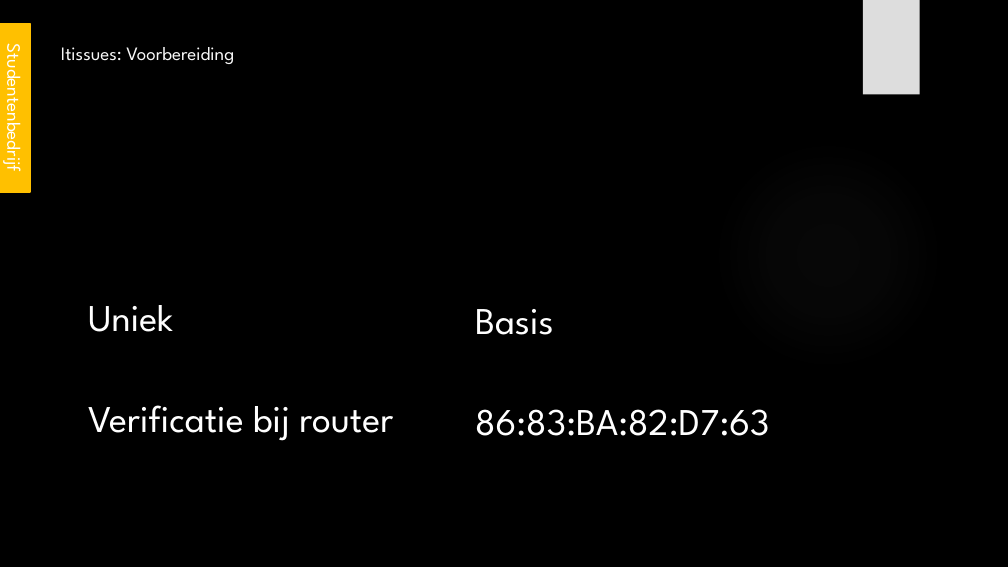
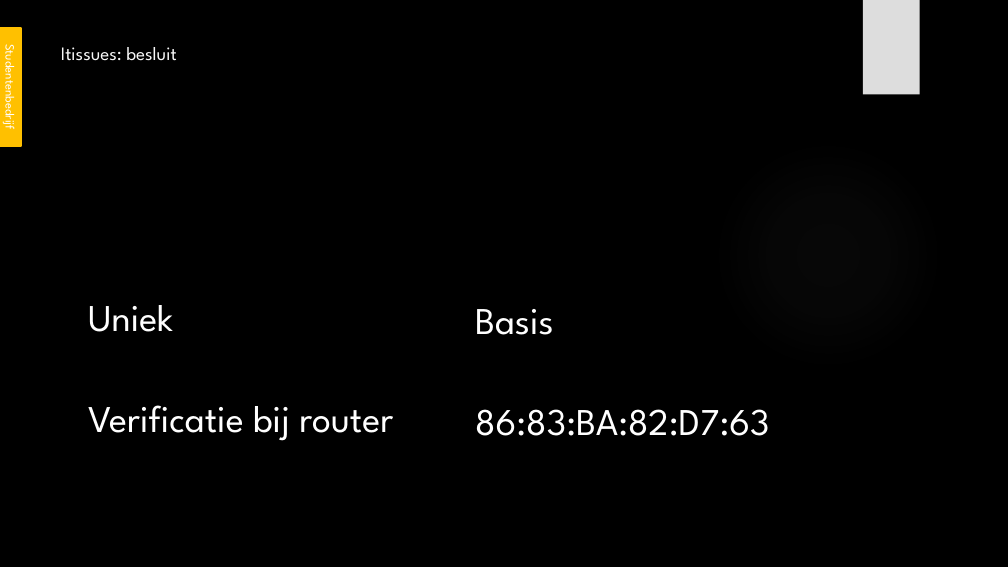
Before and after one commit to its-3ncrypt/Led_Cube_arduino, a slide deck: slide 6 of _Administratie/Presentatie GIP.pptx (slide 3 before the commit). Drawn at 1008x567 pixels with LibreOffice and Linux fonts; fonts in the diff are those of the drawing; background and template pictures are left out. Boxes give left, top, right and bottom in pixels: in the first picture for what was removed or moved away, otherwise in the second. Text is boxed around its words. In the diff, an @@ line names an element or a change of style, - is before the commit and + after.

```diff
--- a/_Administratie/Presentatie GIP.pptx
+++ b/_Administratie/Presentatie GIP.pptx
@@ rectangle "Studentenbedrijf": place and size @@
-rectangle "Studentenbedrijf" at [0,24,30,192]
+rectangle "Studentenbedrijf" at [0,28,22,146]
@@ rectangle "Studentenbedrijf" at [0,28,22,146]: size 18 to 12 pt @@
@@ title at [61,47,176,61]: text changed @@
-Itissues: Voorbereiding
+Itissues: besluit
```
Also in this commit, not shown: 4 other slides changed, 2 slides added, 1 slide removed.
